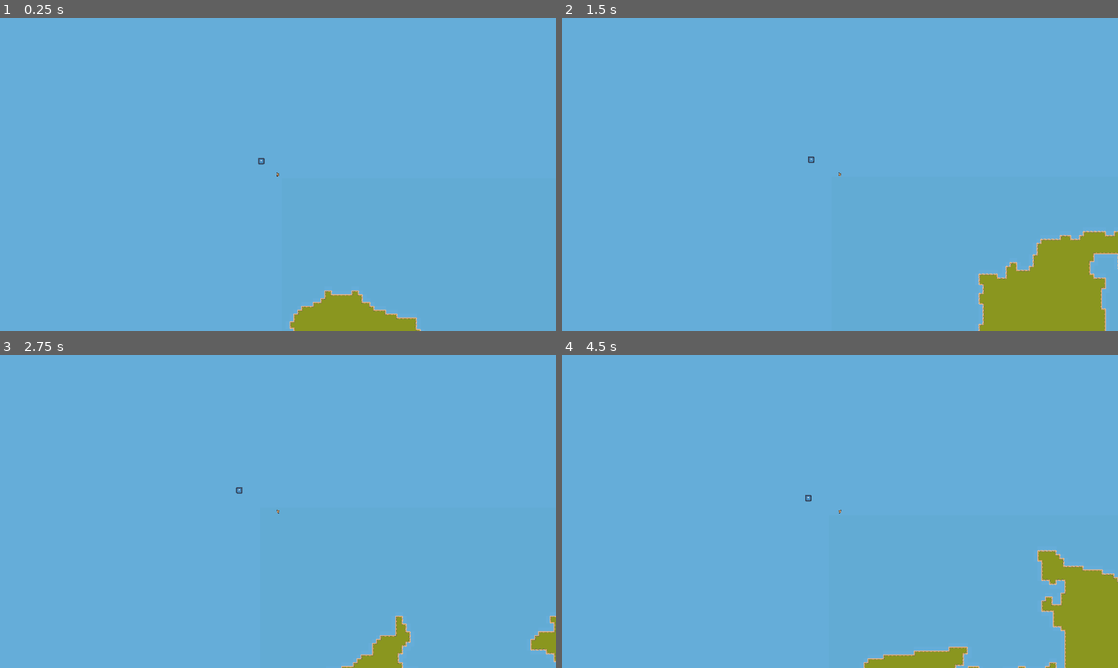
Above: before the commit, frames 1-4 (two rows, left to right).
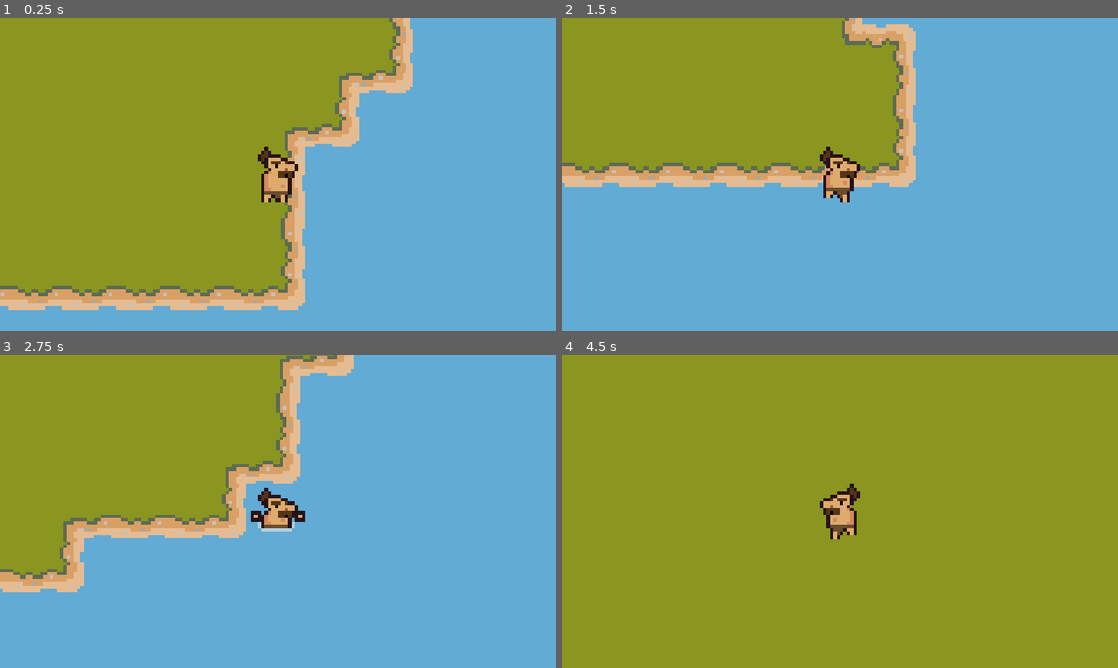
Above: after the commit, the same moments.

Repository: BluePolar282/Hunted-Gatherer
Game: Godot game, scene res://world/scenes/world_1.tscn
Same seed, same stepped clock (60 frames per second), same inputs: the game is played once before the commit and once after it. The engine's default icon, where the game draws it, is replaced by a stand-in: a white triangle on a blue panel in a dark square.
Inputs:
- Up to frame 1 (0.25 s): no input
- Up to frame 2 (1.5 s): tap Enter (ui_accept) at 0.5, 0.77, 0.8, 1.07, 1.35 s; hold Right (right) 0.53-1.28 s; hold Shift (sprint) 0.53-1.28 s; hold Down (down) from 1.28 s (still down)
- Up to frame 3 (2.75 s): tap Enter (ui_accept) at 1.52, 1.82, 2.3 s; tap Shift (sprint) at 1.55 s; release Down (down) at 2.03 s; hold Right (right) from 2.03 s (still down); hold Shift (sprint) from 2.03 s (still down)
- Up to frame 4 (4.5 s): release Right (right) at 2.78 s; release Shift (sprint) at 2.78 s; hold W (up) 2.78-3.53 s; tap Shift (sprint) at 2.85, 4.35 s; tap Enter (ui_accept) at 3.02, 3.32 s; hold Enter (ui_accept) 3.53-4.28 s; hold A (left) from 3.53 s (still down); tap R (map, bound only after the commit) at 4.15 s

The runs differ from the first frame. In frame 1, 59% of the frame differs, in the area x 0-76%, y 0-100%; in frame 2, 40%; in frame 3, 35%; in frame 4, 96%, in the area x 0-100%, y 0-100%.

Commit message:
added mini map and swimming

Diff:
--- a/hunted-gatherer/characters/scenes/caveman.tscn
+++ b/hunted-gatherer/characters/scenes/caveman.tscn
@@ -38,6 +38,14 @@
 [sub_resource type="AtlasTexture" id="AtlasTexture_ad1kh"]
 atlas = ExtResource("2_e5tm2")
 region = Rect2(80, 0, 16, 16)
+
+[sub_resource type="AtlasTexture" id="AtlasTexture_e5tm2"]
+atlas = ExtResource("2_e5tm2")
+region = Rect2(208, 0, 16, 16)
+
+[sub_resource type="AtlasTexture" id="AtlasTexture_y4dfr"]
+atlas = ExtResource("2_e5tm2")
+region = Rect2(224, 0, 16, 16)
 
 [sub_resource type="SpriteFrames" id="SpriteFrames_c3hog"]
 animations = [{
@@ -79,9 +87,20 @@
 "duration": 1.0,
 "texture": SubResource("AtlasTexture_ad1kh")
 }],
-"loop": false,
+"loop": true,
 "name": &"run",
 "speed": 7.0
+}, {
+"frames": [{
+"duration": 1.0,
+"texture": SubResource("AtlasTexture_e5tm2")
+}, {
+"duration": 1.0,
+"texture": SubResource("AtlasTexture_y4dfr")
+}],
+"loop": true,
+"name": &"swim",
+"speed": 3.0
 }]
 
 [sub_resource type="RectangleShape2D" id="RectangleShape2D_x2l60"]
@@ -94,10 +113,12 @@
 script = ExtResource("1_e5tm2")
 
 [node name="AnimatedSprite2D" type="AnimatedSprite2D" parent="." unique_id=1441824316]
+position = Vector2(0, -5.9604645e-08)
 scale = Vector2(10, 10)
 sprite_frames = SubResource("SpriteFrames_c3hog")
 animation = &"run"
 autoplay = "default"
+frame_progress = 0.11898241
 
 [node name="Area2D" type="Area2D" parent="." unique_id=1873595944]
 
--- a/hunted-gatherer/characters/scripts/caveman.gd
+++ b/hunted-gatherer/characters/scripts/caveman.gd
@@ -1,36 +1,62 @@
 extends CharacterBody2D
-var SPEED = 1500
-const ACCEL = 500
-const FRICTION = 500
+
+const BASE_SPEED := 400.0
+const SPRINT_SPEED := 650.0
+const WATER_SPEED := 200.0
+
 @onready var CURRENT_DIR = "front"
+@onready var anim: AnimatedSprite2D = $AnimatedSprite2D
 
+const TERRAIN_SET   = 0
+const TERRAIN_WATER = 1
 
-
-
-func _ready() -> void:
-	pass
-
+var in_water := false
+var tilemap: TileMapLayer = null
 
 func _physics_process(delta: float) -> void:
-	get_input()
+	if tilemap == null:
+		return
+	# --- Water detection ---
+	var feet_offset := Vector2(0, 8)
+	var feet_pos := tilemap.to_local(global_position + feet_offset)
+	var tile_pos := tilemap.local_to_map(feet_pos)
+
+	var td := tilemap.get_cell_tile_data(tile_pos)
+	if td != null:
+		in_water = (td.get_terrain() == TERRAIN_WATER)
+	else:
+		in_water = true
+	# --- Speed ---
+	var speed: float
+	if in_water:
+		speed = WATER_SPEED
+	elif Input.is_action_pressed("sprint"):
+		speed = SPRINT_SPEED
+	else:
+		speed = BASE_SPEED
+
+	# --- Movement ---
+	var direction := Input.get_vector("left", "right", "up", "down")
+	var target_velocity := direction * speed
+	velocity = velocity.lerp(target_velocity, 0.2)
 	move_and_slide()
 
+	# --- Animation ---
+	if in_water:
+		anim.play("swim")
+	elif direction != Vector2.ZERO:
+		anim.play("run")
+	else:
+		anim.play("default")
 
-#MOVEMENT/ANIMATIONS
-func get_input():
-	var DIRECTION = Input.get_vector("left", "right", "up", "down")
-	var target_velocity = DIRECTION * SPEED
-	velocity = velocity.lerp(target_velocity, 0.2)
+	if velocity.x != 0:
+		anim.flip_h = velocity.x < 0
 
-	if DIRECTION:
-		$AnimatedSprite2D.play("run")
-	else:
-		$AnimatedSprite2D.play("default")
+	if velocity.x != 0:
+		anim.flip_h = velocity.x < 0
 
-	if velocity.x:
-		$AnimatedSprite2D.flip_h = velocity.x < 0
-
-	if Input.is_action_just_pressed("sprint"):
-		SPEED = 650
-	if Input.is_action_just_released("sprint"):
-		SPEED = 400
+func is_water_tile(pos: Vector2i) -> bool:
+	var td := tilemap.get_cell_tile_data(pos)
+	if td == null:
+		return true
+	return td.get_terrain() == TERRAIN_WATER
--- a/hunted-gatherer/project.godot
+++ b/hunted-gatherer/project.godot
@@ -17,7 +17,7 @@
 
 [display]
 
-window/stretch/mode="viewport"
+window/stretch/mode="canvas_items"
 
 [global_group]
 
@@ -54,6 +54,11 @@
 "events": [Object(InputEventKey,"resource_local_to_scene":false,"resource_name":"","device":-1,"window_id":0,"alt_press …(195 unchanged characters)…
 ]
 }
+map={
+"deadzone": 0.2,
+"events": [Object(InputEventKey,"resource_local_to_scene":false,"resource_name":"","device":-1,"window_id":0,"alt_pressed":false,"shift_pressed":false,"ctrl_pressed":false,"meta_pressed":false,"pressed":false,"keycode":0,"physical_keycode":82,"key_label":0,"unicode":114,"location":0,"echo":false,"script":null)
+]
+}
 
 [physics]
 
@@ -65,4 +70,4 @@
 rendering_device/driver.windows="d3d12"
 renderer/rendering_method="gl_compatibility"
 renderer/rendering_method.mobile="gl_compatibility"
-environment/defaults/default_clear_color=Color(0.3974335, 0.6778882, 0.8524324, 1)
+environment/defaults/default_clear_color=Color(0.38431373, 0.67058825, 0.83137256, 1)
--- a/hunted-gatherer/world/scenes/world_1.gd
+++ b/hunted-gatherer/world/scenes/world_1.gd
@@ -6,20 +6,34 @@
 @export var island_falloff: float = 2.5
 
 @onready var tilemap: TileMapLayer = $TileMapLayer
+@onready var map_overlay = $CanvasLayer/MapOverlay
+@onready var map_display = $CanvasLayer/MapOverlay/MapDisplay
 
 const TERRAIN_SET = 0   # the terrain set both terrains live in
 const TERRAIN_GRASS = 0 # terrain index for grass
 const TERRAIN_WATER = 1 # terrain index for water
 
+var grass_cells: Array[Vector2i] = []
+var map_texture: ImageTexture = null
+var water_cells: Array[Vector2i] = []
+var spawn_tile: Vector2i = Vector2i.ZERO
+
 const LAND_THRESHOLD = 0.0  # noise values above this = grass, below = water
 
 func _ready() -> void:
+	map_overlay.visible = false
 	generate()
 
 func _input(event: InputEvent) -> void:
 	if event.is_action_pressed("ui_accept"):
 		tilemap.clear()
 		generate()
+
+	# Hold to peek at map
+	if event.is_action_pressed("map"):
+		show_map()
+	if event.is_action_released("map"):
+		map_overlay.visible = false
 
 func generate() -> void:
 	var noise := FastNoiseLite.new()
@@ -34,8 +48,8 @@
 	# for each terrain into two lists, then place them all at once.
 	# This is what lets set_cells_terrain_connect work —
 	# it needs to see the whole group to figure out which edges to use.
-	var grass_cells: Array[Vector2i] = []
-	var water_cells: Array[Vector2i] = []
+	grass_cells = []
+	water_cells = []
 
 	for x in map_width:
 		for y in map_height:
@@ -67,6 +81,28 @@
 
 	tilemap.set_cells_terrain_connect(grass_cells, TERRAIN_SET, TERRAIN_GRASS, true)
 	tilemap.set_cells_terrain_connect(water_cells, TERRAIN_SET, TERRAIN_WATER, true)
+
+	spawn_player()
+	map_texture = draw_map()
+
+func spawn_player() -> void:
+	var cx := map_width  / 2.0
+	var cy := map_height / 2.0
+
+	var sorted := grass_cells.duplicate()
+	sorted.sort_custom(func(a, b):
+		var da := Vector2(a).distance_to(Vector2(cx, cy))
+		var db := Vector2(b).distance_to(Vector2(cx, cy))
+		return da < db
+	)
+
+	var candidates := sorted.slice(0, min(10, sorted.size()))
+	var chosen: Vector2i = candidates[randi() % candidates.size()]
+	spawn_tile = chosen	# save it for the map
+
+	var world_pos := tilemap.to_global(tilemap.map_to_local(chosen))
+	$caveman.global_position = world_pos
+	$caveman.tilemap = tilemap
 
 func smooth(cells: Array[Vector2i], passes: int = 3) -> Array[Vector2i]:
 	# Puts all current land cells into a Set for fast lookup
@@ -124,3 +160,48 @@
 	for c in cell_set.keys():
 		result.append(c)
 	return result
+
+#------------------------------------------------
+
+func show_map() -> void:
+	map_display.texture = map_texture
+	map_overlay.visible = true
+
+func draw_map() -> ImageTexture:
+	var img := Image.create(map_width, map_height, false, Image.FORMAT_RGBA8)
+
+	var grass_set := {}
+	for c in grass_cells:
+		grass_set[c] = true
+
+	var color_land  := Color(0.85, 0.80, 0.60)
+	var color_water := Color(0.15, 0.20, 0.30)
+	var color_shore := Color(0.65, 0.60, 0.40)
+
+	for x in map_width:
+		for y in map_height:
+			var pos := Vector2i(x, y)
+			if grass_set.has(pos):
+				var is_shore := false
+				for neighbor in [
+					Vector2i(x+1, y), Vector2i(x-1, y),
+					Vector2i(x, y+1), Vector2i(x, y-1)
+				]:
+					if not grass_set.has(neighbor):
+						is_shore = true
+						break
+				if is_shore:
+					img.set_pixel(x, y, color_shore)
+				else:
+					img.set_pixel(x, y, color_land)
+			else:
+				img.set_pixel(x, y, color_water)
+
+	for dx in range(-1, 2):
+		for dy in range(-1, 2):
+			var px := spawn_tile.x + dx
+			var py := spawn_tile.y + dy
+			if px >= 0 and px < map_width and py >= 0 and py < map_height:
+				img.set_pixel(px, py, Color(0.448, 0.617, 0.352, 1.0))
+
+	return ImageTexture.create_from_image(img)
--- a/hunted-gatherer/world/scenes/world_1.tscn
+++ b/hunted-gatherer/world/scenes/world_1.tscn
@@ -164,23 +164,66 @@
 
 [node name="world" type="Node2D" unique_id=969941876]
 script = ExtResource("1_shuch")
-map_width = 100
-map_height = 100
+map_width = 120
+map_height = 120
 noise_scale = 0.015
 island_falloff = 0.5
 
 [node name="TileMapLayer" type="TileMapLayer" parent="." unique_id=1535910910]
 scale = Vector2(10, 10)
+tile_map_data = PackedByteArray(0, 0, 1, 0, 253, 255, 1, 0, 0, 0, 0, 0, 0, 0, 0, 0, 253, 255, 1, 0, 0, 0, 0, 0, 0, 0, 2, 0, 253, 255, 1, 0, 0, 0, 0, 0, 0, 0)
 tile_set = SubResource("TileSet_ilxy1")
-
-[node name="caveman" parent="." unique_id=937982850 groups=["Player"] instance=ExtResource("1_8bcx7")]
-
-[node name="Camera2D" type="Camera2D" parent="caveman" unique_id=1139452290]
-zoom = Vector2(0.05, 0.05)
 
 [node name="dino1" parent="." unique_id=1716833207 instance=ExtResource("3_wetyk")]
 position = Vector2(-694, -556)
 
-[node name="ReferenceRect" type="ReferenceRect" parent="." unique_id=1912138714]
-offset_right = 40.0
-offset_bottom = 40.0
+[node name="caveman" parent="." unique_id=937982850 groups=["Player"] instance=ExtResource("1_8bcx7")]
+scale = Vector2(0.99999994, 0.99999994)
+
+[node name="Camera2D" type="Camera2D" parent="caveman" unique_id=1139452290]
+scale = Vector2(0.99999994, 0.99999994)
+zoom = Vector2(0.7, 0.7)
+
+[node name="CanvasLayer" type="CanvasLayer" parent="." unique_id=853127468]
+
+[node name="MapOverlay" type="Control" parent="CanvasLayer" unique_id=1629856373]
+layout_mode = 3
+anchors_preset = 8
+anchor_left = 0.5
+anchor_top = 0.5
+anchor_right = 0.5
+anchor_bottom = 0.5
+offset_left = -20.0
+offset_top = -20.0
+offset_right = 20.0
+offset_bottom = 20.0
+grow_horizontal = 2
+grow_vertical = 2
+
+[node name="Backdrop" type="ColorRect" parent="CanvasLayer/MapOverlay" unique_id=79294066]
+layout_mode = 1
+anchors_preset = 8
+anchor_left = 0.5
+anchor_top = 0.5
+anchor_right = 0.5
+anchor_bottom = 0.5
+offset_left = -20.0
+offset_top = -20.0
+offset_right = 20.0
+offset_bottom = 20.0
+grow_horizontal = 2
+grow_vertical = 2
+
+[node name="MapDisplay" type="TextureRect" parent="CanvasLayer/MapOverlay" unique_id=691045157]
+layout_mode = 1
+anchors_preset = 8
+anchor_left = 0.5
+anchor_top = 0.5
+anchor_right = 0.5
+anchor_bottom = 0.5
+offset_left = -250.0
+offset_top = -250.0
+offset_right = 250.0
+offset_bottom = 250.0
+grow_horizontal = 2
+grow_vertical = 2
Binary file changed: hunted-gatherer/characters/assets/[HUNTER]boonga1.png
Not shown: 1 places in hunted-gatherer/characters/scenes/caveman.tscn that only renumber resources
Binary file added: hunted-gatherer/world/assets/[HUNTER]cliffs1.png
Not shown, changed: hunted-gatherer/world/assets/[HUNTER]cliffs1.png.import
